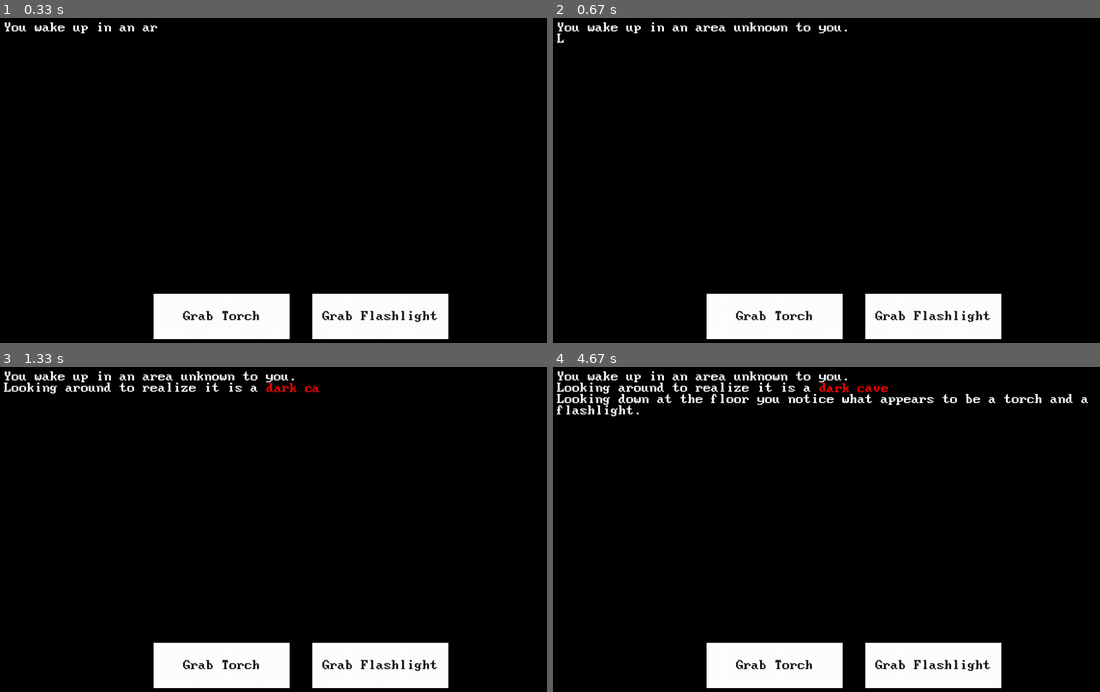
Above: before the commit, frames 1-4 (two rows, left to right).
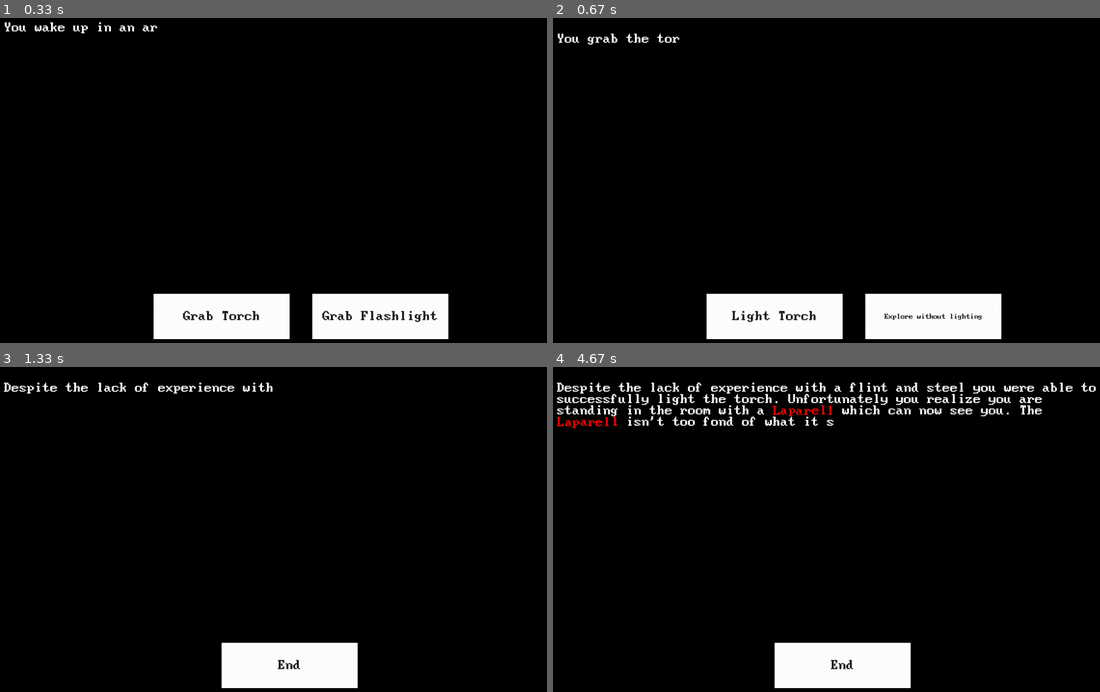
Above: after the commit, the same moments.

Repository: mortalglitch/reflections-cyoa
Game: pygame game, started from main.py
Same seed, same stepped clock (60 frames per second), same inputs: the game is played once before the commit and once after it.
Inputs (mouse positions are in pixels of both pictures, inside the frame that each line leads up to):
- Up to frame 1 (0.33 s): no input
- Up to frame 2 (0.67 s): press the mouse at (771, 317) at 0.37 s; move the mouse to (793, 203) at 0.47 s; release the mouse at (821, 89) at 0.6 s
- Up to frame 3 (1.33 s): click (218, 666) at 0.72 s; click (213, 552) at 1.05 s
- Up to frame 4 (4.67 s): no input

Frame 1 is identical in both runs. In frame 2, 1.4% of the frame differs, in the area x 0-80%, y 1-94%; in frame 3, 6.1%; in frame 4, 9.4%, in the area x 0-100%, y 1-99%.

Commit message:
Cleared up bug in button which prevented clicking on some Window Managers. Added button text length fix. Updated README with instructions.

Diff:
--- a/main.py
+++ b/main.py
@@ -2,6 +2,8 @@
 import random
 import math
 import sys
+
+from pygame.constants import MOUSEBUTTONDOWN
 
 from src.button import Button
 from src.fancy_text import FancyText
@@ -43,8 +45,6 @@
     # NOTE Line length greater than 70 should newline
     # NOTE: max button length 18
 
-    # newFancyText = FancyText(FONT, screen, test_section, objects)
-
     story_sections = story_parser(STORY)
     newFancyText = FancyText(
         FONT,
@@ -62,14 +62,14 @@
         newFancyText,
     )
     while True:
-        for event in pygame.event.get():
+        events = pygame.event.get()
+        for event in events:
             if event.type == pygame.QUIT:
                 return
         # Draw a black background
         screen.fill("black")
         for object in objects:
-            object.process(current_section, objects)
-
+            object.process(current_section, objects, events)
         # Update the window
         pygame.display.flip()
         game_frame += 1
--- a/pyproject.toml
+++ b/pyproject.toml
@@ -1,6 +1,6 @@
 [project]
 name = "reflections-cyoa"
-version = "0.1.0"
+version = "1.0.0"
 description = "Add your description here"
 readme = "README.md"
 requires-python = ">=3.13"
--- a/src/button.py
+++ b/src/button.py
@@ -1,6 +1,8 @@
 """based on the tutorial from https://thepythoncode.com/article/make-a-button-using-pygame-in-python"""
 
 import pygame
+
+from config.default_config import FONT
 
 
 class Button:
@@ -41,16 +43,21 @@
         self.buttonSurface = pygame.Surface((self.width, self.height))
         self.buttonRect = pygame.Rect((self.x, self.y, self.width, self.height))
 
-        self.buttonSurf = font.render(buttonText, True, (20, 20, 20))
+        # Adjust font for button text when text is too long.
+        if len(buttonText) < 19:
+            self.buttonSurf = font.render(buttonText, True, (20, 20, 20))
+        else:
+            temp_font = pygame.font.Font(FONT, 14)
+            self.buttonSurf = temp_font.render(buttonText, True, (20, 20, 20))
 
-        self.alreadyPressed = False
+        self.alreadyPressed = True
 
         objects.append(self)
 
     def __repr__(self):
         return f"Button Object {self.current_text} with dataChoice {self.dataChoice}"
 
-    def process(self, current_index, objects):
+    def process(self, current_index, objects, events):
         if self.current_index != current_index:
             objects.remove(self)
         else:
@@ -58,20 +65,21 @@
             self.buttonSurface.fill(self.fillColors["normal"])
             if self.buttonRect.collidepoint(mousePos):
                 self.buttonSurface.fill(self.fillColors["hover"])
-                for event in pygame.event.get():
+                for event in events:
                     # if pygame.mouse.get_pressed(num_buttons=3)[0]:
                     if event.type == pygame.MOUSEBUTTONDOWN:
-                        self.buttonSurface.fill(self.fillColors["pressed"])
+                        if event.button == 1:
+                            self.buttonSurface.fill(self.fillColors["pressed"])
 
-                        if self.onePress:
-                            self.onclickFunction(self.dataChoice, self.current_text)
+                            if self.onePress and not self.alreadyPressed:
+                                self.onclickFunction(self.dataChoice, self.current_text)
+                                self.alreadyPressed = True
 
-                        elif not self.alreadyPressed:
-                            self.onclickFunction(self.dataChoice, self.current_text)
-                            self.alreadyPressed = True
-
-                    else:
-                        self.alreadyPressed = False
+                    elif event.type == pygame.MOUSEBUTTONUP:
+                        if event.button == 1:
+                            self.alreadyPressed = False
+            if not self.buttonRect.collidepoint(mousePos):
+                self.alreadyPressed = False
 
             self.buttonSurface.blit(
                 self.buttonSurf,
--- a/src/fancy_text.py
+++ b/src/fancy_text.py
@@ -51,7 +51,7 @@
         self.processedText = t
         objects.append(self)
 
-    def process(self, current_index, objects):
+    def process(self, current_index, objects, events):
         # Draw Typewriter
         if self.current_index != current_index:
             objects.remove(self)
Not shown, changed: README.md
Not shown, changed: uv.lock
